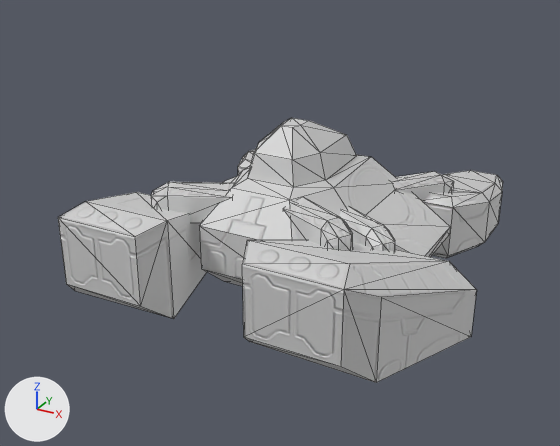
The glTF model Project/Asset/Models/Player/Player_main.gltf as it was, and as the next commit left it.
Camera for both pictures: a camera (50 mm lens) standing at (1.96, -3.81, 2.17) and looking at (-0.1, -0.05, 0.29). The axes (+X, +Y, +Z) are drawn at lower left. The lights are the same throughout. Mesh edges are drawn as thin lines. Where no turn or scale is listed for an object, it has been applied to the vertices.

Script lines for the objects in view, before the commit:
```python
me_メッシュ_009 = bpy.data.meshes.new('メッシュ.009')
me_メッシュ_009.from_pydata(...)  # 286 vertices, 480 faces; spans x -1.16..1.16, y -1.14..1.53, z -0.32..0.64
me_メッシュ_009.materials.append(mat_マテリアル)  # its picture is missing
ob_dreadnaught = bpy.data.objects.new('Dreadnaught', me_メッシュ_009)
ob_dreadnaught.location = (0.0, 0.0, 0.3)
```
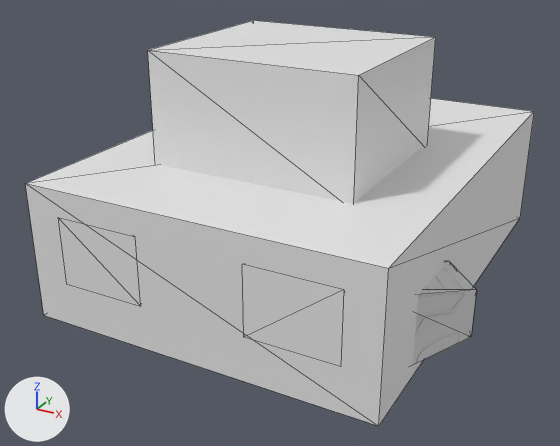
The change, as a list of edits to the scene's bpy script:
```text
Add me_立方体_001:
    me_立方体_001.from_pydata([(-0.595, -0.54, -0.331), (-0.595, -0.54, 0.331), (-0.595, 0.54, -0.331), (-0.595, 0.54, 0.331), (0.595, -0.54, -0.331), (0.595, -0.54, 0.331), (0.595, 0.54, -0.331), (0.595, 0.54, 0.331)], [], [(0, 1, 3), (0, 3, 2), (2, 3, 7), (2, 7, 6), (6, 7, 5), (6, 5, 4), (4, 5, 1), (4, 1, 0), (7, 3, 1), (7, 1, 5)])
Add me_立方体:
    me_立方体.from_pydata(...)  # a box spanning x -1.0..1.0, y -1.33..1.33, z -0.39..0.39
Add ob_col02:
    ob_col02 = bpy.data.objects.new('COL02', me_立方体_001)
    ob_col02.location = (0.0, -0.044, 1.04)
Add ob_col01:
    ob_col01 = bpy.data.objects.new('COL01', me_立方体)
    ob_col01.location = (0.0, 0.185, 0.354)
```

What differs and where, as boxes (x1, y1, x2, y2) in the pictures (560 x 446 px):
'COL01', added: after (25, 98, 534, 426)
'COL02', added: after (148, 20, 436, 203)
'Dreadnaught', unchanged, covered by the edit: before (58, 118, 503, 383); after (413, 261, 477, 365)
